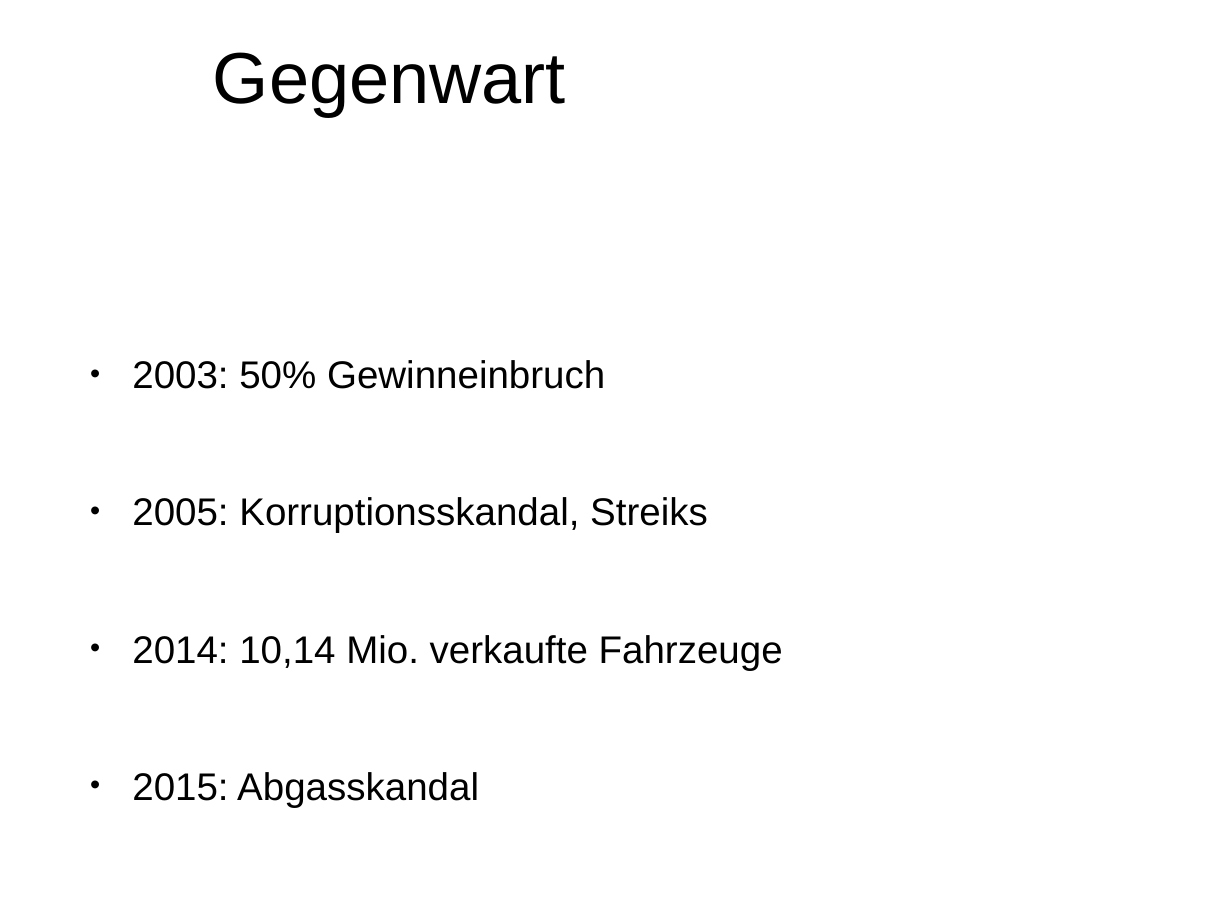
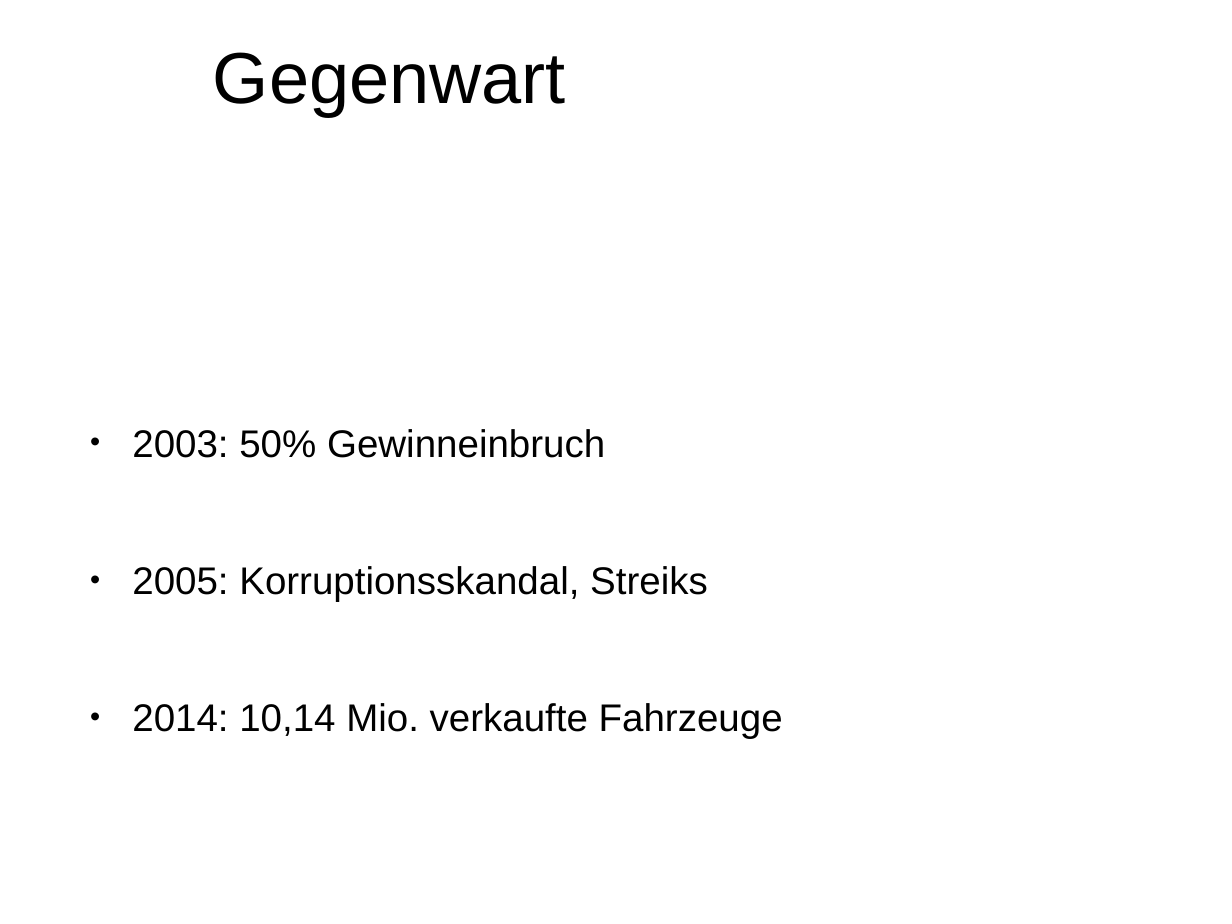
Before and after one commit to tgm-ttaschner/ERPEval_VW, a slide deck: slide 5 of Präsentationen/Presentation.pptx. Drawn at 1232x924 pixels with LibreOffice and Linux fonts; fonts in the diff are those of the drawing; background and template pictures are left out. Boxes give left, top, right and bottom in pixels: in the first picture for what was removed or moved away, otherwise in the second. Text is boxed around its words. In the diff, an @@ line names an element or a change of style, - is before the commit and + after.

```diff
--- a/Präsentationen/Presentation.pptx
+++ b/Präsentationen/Presentation.pptx
@@ text at bbox=[132, 772, 479, 807]: paragraph removed @@
-• 2015: Abgasskandal
```
Also in this commit, not shown: 1 other slide changed, 4 other files.
